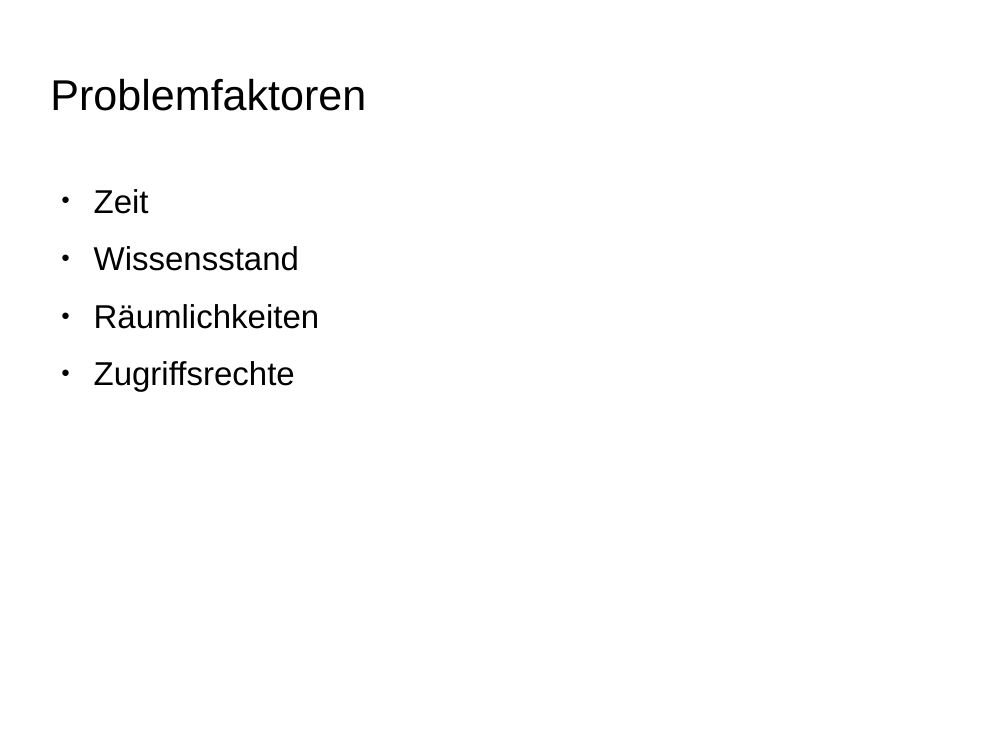
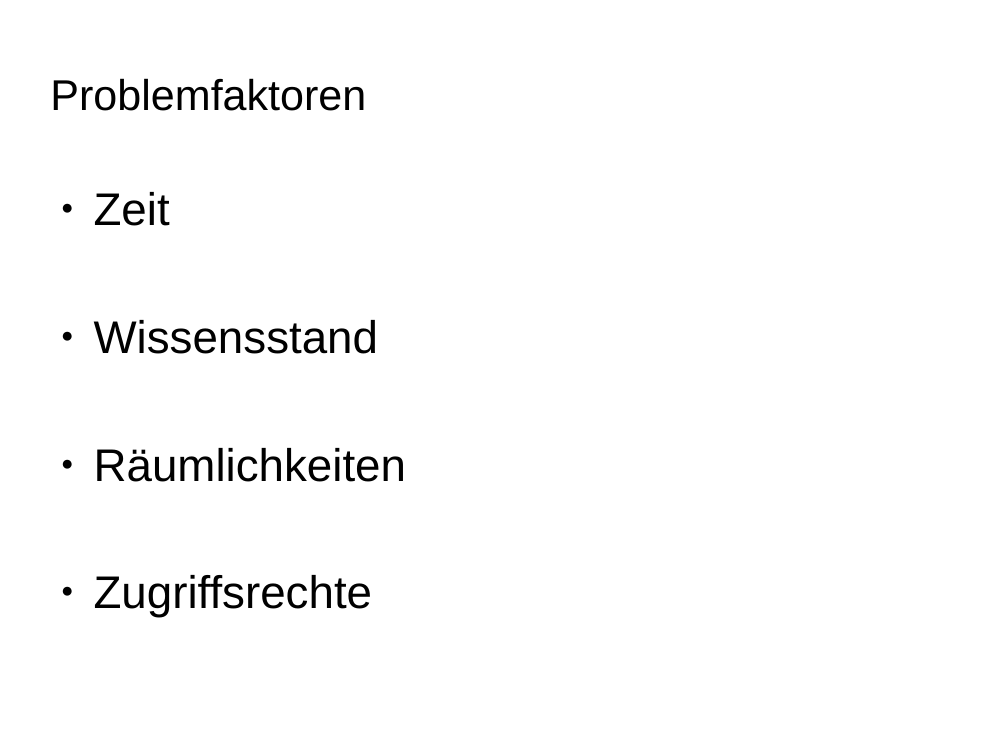
Before and after one commit to Projekt-IFA11D/components, a slide deck: slide 13 of organisation/presentation/finale_praesentation.odp (slide 12 before the commit). Drawn at 1008x756 pixels with LibreOffice and Linux fonts; fonts in the diff are those of the drawing; background and template pictures are left out. Boxes give left, top, right and bottom in pixels: in the first picture for what was removed or moved away, otherwise in the second. Text is boxed around its words. In the diff, an @@ line names an element or a change of style, - is before the commit and + after.

```diff
--- a/organisation/presentation/finale_praesentation.odp
+++ b/organisation/presentation/finale_praesentation.odp
@@ text "Zeit" at [94, 192, 406, 618]: size 26 to 36 pt @@
```
Also in this commit, not shown: 5 other slides changed, 3 slides added, 1 slide removed.
